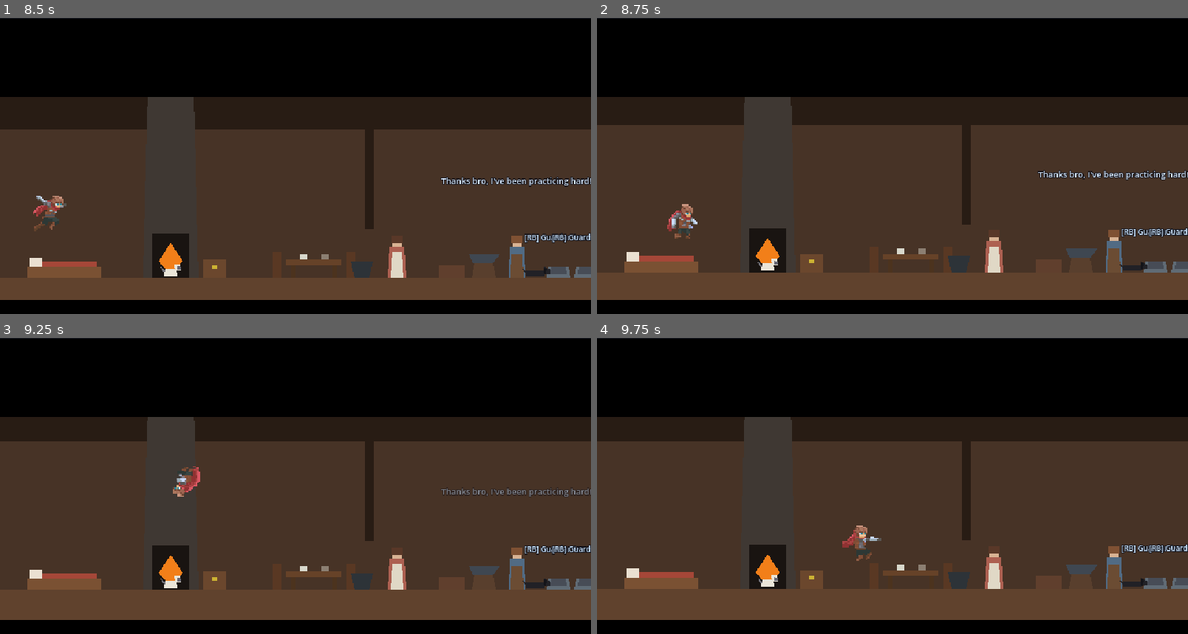
Above: before the commit, frames 1-4 (two rows, left to right).
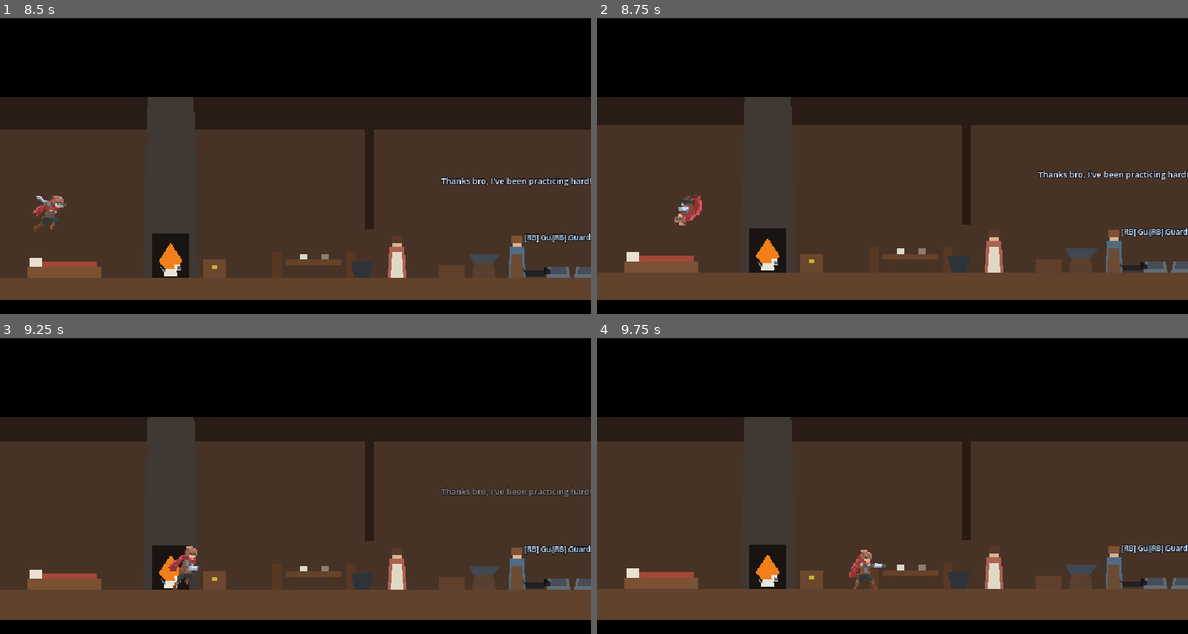
Above: after the commit, the same moments.

Repository: Theadrill/Godot-Roguelike-Prototype
Game: Godot game, scene res://src/world/hub/family_house.tscn
The game is run twice, just before and just after one commit, with the same random seed, the same clock (stepped at 60 frames per second) and the same inputs. This scene is started directly instead of the project's main scene.
Inputs (mouse positions are in pixels of both pictures, inside the frame that each line leads up to):
- Up to frame 1 (8.5 s): tap Enter (ui_accept) at 0.5 s; move the mouse to (395, 251) at 0.52 s; hold Space (jump) 0.53-1.28 s; hold D (move_right) 0.53-2 s; click (395, 251) at 0.67 s; move the mouse to (520, 251) at 1.27 s; click (520, 251) at 1.35 s; tap Space (jump) at 1.52, 1.55, 1.82, 3.05, 3.77, 3.8, 4.07, 4.52, 4.55, 4.82, 5.27, 5.3, 5.57, 6.77, 6.8, 7.07, 7.52, 7.55, 7.82, 8.27, 8.3 s; click "X" at 2 s; move the mouse to (561, 251) at 2.77 s; hold A (move_left) 2.78-3.53 s; hold Right mouse button (defend) 2.78-3.53 s; click (561, 251) at 2.92 s; move the mouse to (585, 251) at 3.52 s; hold D (move_right) 3.53-5.03 s; tap Q (heal) at 3.6 s; click (585, 251) at 3.67 s; move the mouse to (206, 260) at 4.27 s; hold E (interact) 4.28-5.03 s; click (206, 260) at 4.42 s; move the mouse to (118, 133) at 5.02 s; hold A (move_left) 5.03-5.78 s; tap Keypad 2 (look_down) at 5.1 s; move the mouse to (325, 183) at 5.77 s; hold D (move_right) 5.78-6.53 s; hold Space (jump) 5.78-6.53 s; tap Keypad 4 (look_left) at 5.85 s; click (325, 183) at 5.92 s; move the mouse to (206, 100) at 6.52 s; hold A (move_left) 6.53-8.03 s; tap Keypad 6 (look_right) at 6.6 s; move the mouse to (425, 166) at 7.27 s; hold Keypad 8 (look_up) 7.28-8.03 s; move the mouse to (177, 201) at 8.02 s; hold D (move_right) from 8.03 s (still down); tap Shift (roll) at 8.1 s; click (177, 201) at 8.17 s
- Up to frame 2 (8.75 s): keep holding D (move_right); tap Space (jump) at 8.57 s
- Up to frame 3 (9.25 s): keep holding D (move_right); move the mouse to (354, 429) at 8.77 s; hold 1 (swap_weapon) from 8.78 s (still down); tap Space (jump) at 9.05 s
- Up to frame 4 (9.75 s): keep holding D (move_right); move the mouse to (862, 571) at 9.52 s; release 1 (swap_weapon) at 9.53 s; tap J at 9.6 s

Frame 1 is identical in both runs. In frame 2, 0.5% of the frame differs, in the area x 11-18%, y 59-75%; in frame 3, 0.6%, in the area x 28-34%, y 43-86%; in frame 4, 0.6%.

Commit message:
feat(movement): restore and allow double jump after wall jump

Diff:
--- a/src/entities/player/states/wall_jump_state.gd
+++ b/src/entities/player/states/wall_jump_state.gd
@@ -31,6 +31,7 @@
 	player.velocity.y = player.wall_jump_vertical
 	player.update_facing(wall_normal.x)
 	player.fall_peak_y = player.global_position.y
+	player.can_double_jump = true
 	player.play_animation(&"jump")
 
 func exit() -> void:
@@ -50,6 +51,11 @@
 				return
 			state_machine.transition_to("wallslide")
 			return
+
+	# Double jump mid-air after wall jump (Dead Cells style)
+	if Input.is_action_just_pressed("jump") and player.can_double_jump:
+		state_machine.transition_to("doublejump")
+		return
 
 	# Air steering after input lock expires
 	if input_lock_timer <= 0.0:
